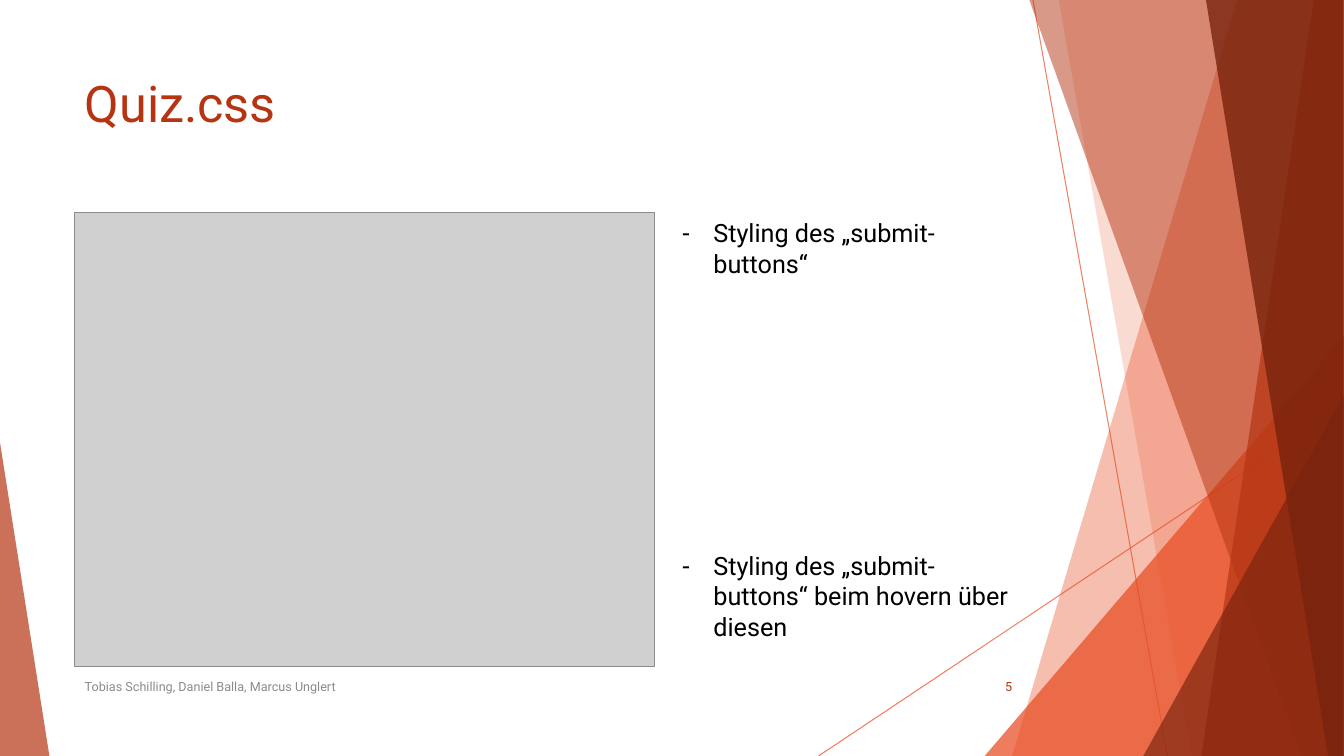
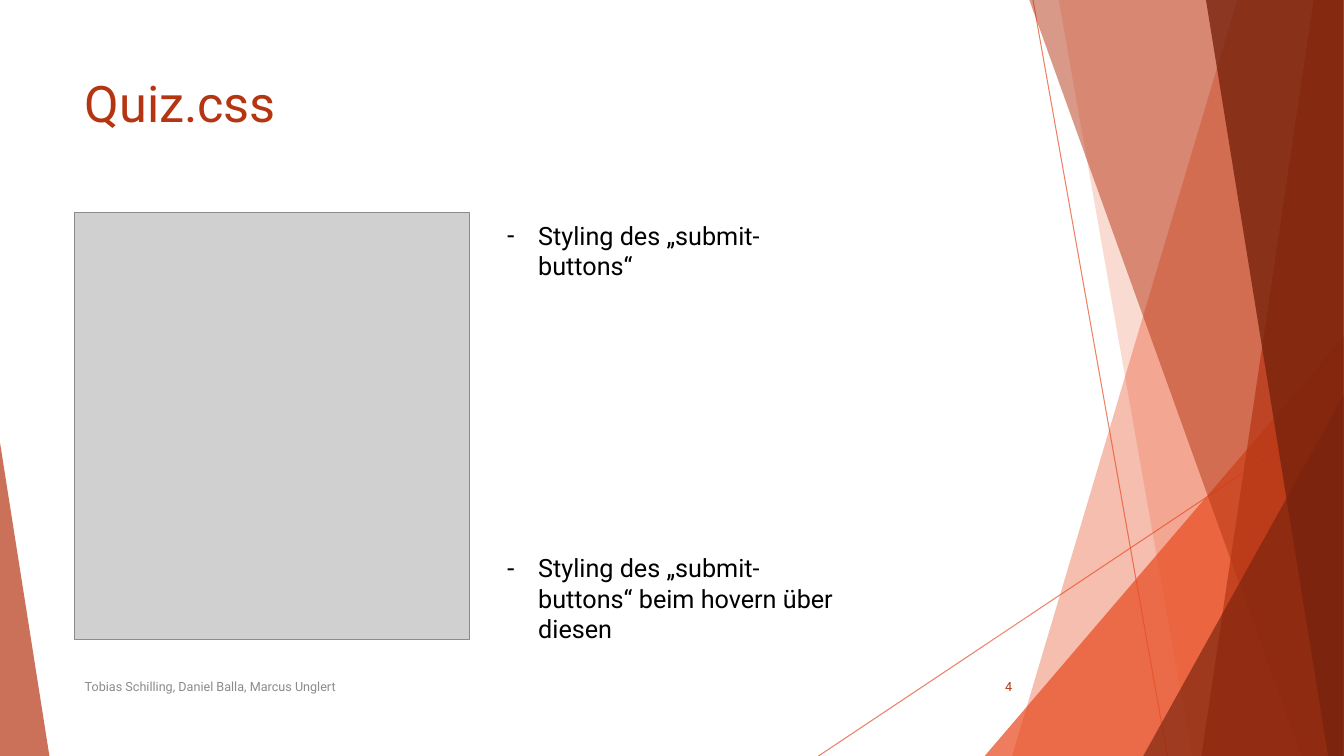
Before and after one commit to Poschinski/web-engineering-programmentwurf, a slide deck: slide 4 of docs/SportsPulse.pptx (slide 5 before the commit). Drawn at 1344x756 pixels with LibreOffice and Linux fonts; fonts in the diff are those of the drawing; grey boxes stand for pictures. Boxes give left, top, right and bottom in pixels: in the first picture for what was removed or moved away, otherwise in the second. Text is boxed around its words. In the diff, an @@ line names an element or a change of style, - is before the commit and + after.

```diff
--- a/docs/SportsPulse.pptx
+++ b/docs/SportsPulse.pptx
@@ picture: place and size @@
-picture at <box>75,213,654,666</box>
+picture at <box>75,213,470,639</box>
@@ text "Styling des „submit-buttons“": place and size @@
-text "Styling des „submit-buttons“" at <box>713,223,1008,637</box>
+text "Styling des „submit-buttons“" at <box>538,226,833,639</box>
@@ page number at <box>1005,682,1012,691</box>: text changed @@
-5
+4
```
Also in this commit, not shown: 3 other slides changed, 5 other files.
